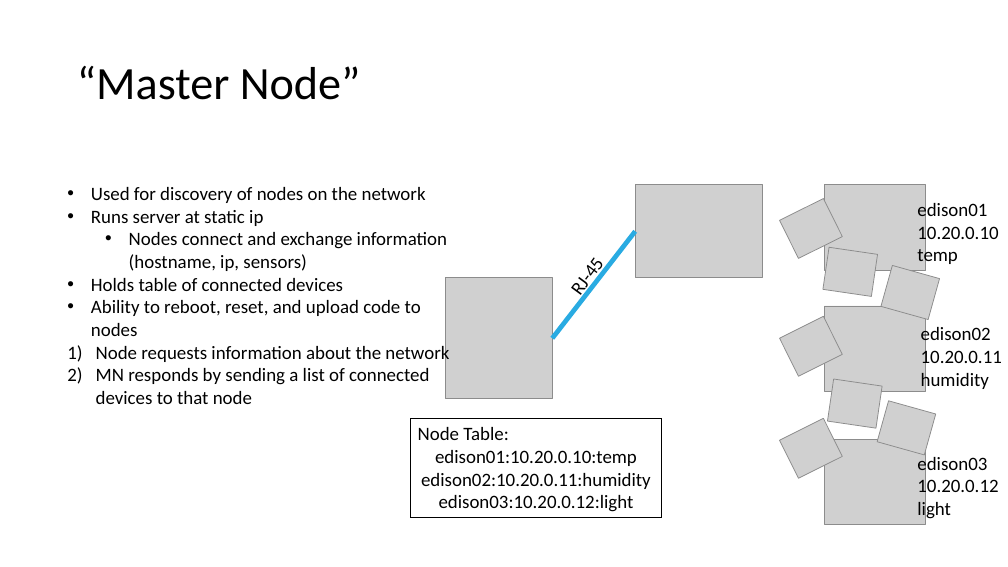
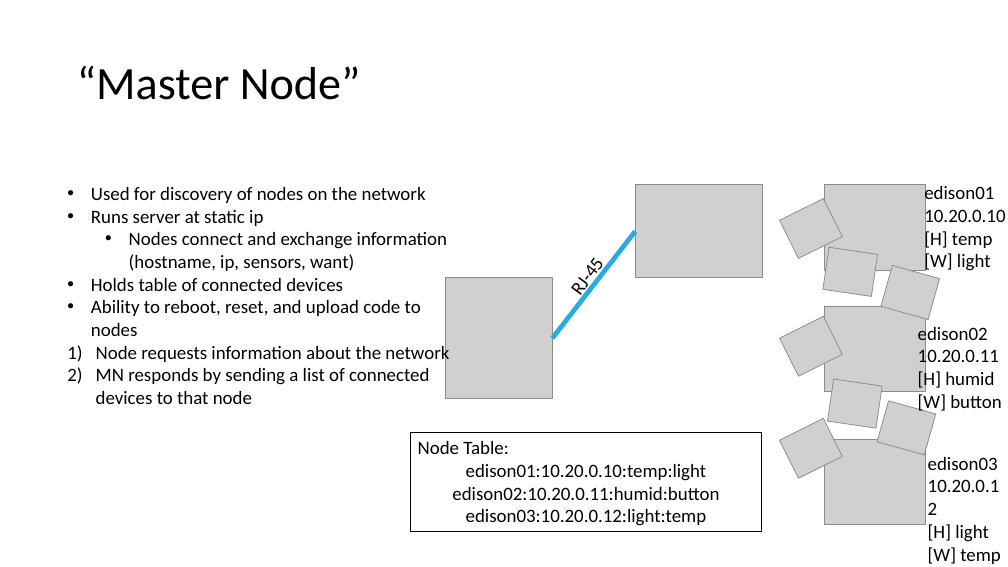
Before and after one commit to rush2sk8/Intel-Edison-PS, a slide deck: slide 2 of node network.pptx (slide 3 before the commit). Drawn at 1008x567 pixels with LibreOffice and Linux fonts; fonts in the diff are those of the drawing; grey boxes stand for pictures. Boxes give left, top, right and bottom in pixels: in the first picture for what was removed or moved away, otherwise in the second. Text is boxed around its words. In the diff, an @@ line names an element or a change of style, - is before the commit and + after.

Commit message:
updated ppt

```diff
--- a/node network.pptx
+++ b/node network.pptx
@@ text "edison01": place and size @@
-text "edison01" at [917, 200, 998, 267]
+text "edison01" at [924, 184, 1005, 271]
@@ text at [129, 232, 447, 271]: text changed @@
-  • Nodes connect and exchange information (hostname, ip, sensors)
+  • Nodes connect and exchange information (hostname, ip, sensors, want)
@@ text at [924, 229, 993, 271]: text changed @@
-temp
+[H] temp
+[W] light
@@ text at [918, 370, 1002, 413]: text changed @@
-humidity
+[H] humid
+[W] button
@@ rectangle "Node Table:": place and size @@
-rectangle "Node Table:" at [411, 418, 662, 517]
+rectangle "Node Table:" at [411, 433, 762, 532]
@@ text "edison03": place and size @@
-text "edison03" at [917, 454, 998, 521]
+text "edison03" at [466, 509, 1001, 564]
@@ text in rectangle at [452, 457, 1000, 500]: text changed @@
-edison01:10.20.0.10:temp
-edison02:10.20.0.11:humidity
-edison03:10.20.0.12:light
+edison01:10.20.0.10:temp:light
+edison02:10.20.0.11:humid:button
+edison03:10.20.0.12:light:temp
@@ text at [928, 524, 1001, 564]: text changed @@
-light
+[H] light
+[W] temp
```
Also in this commit, not shown: 3 other slides changed, 1 slide removed.
